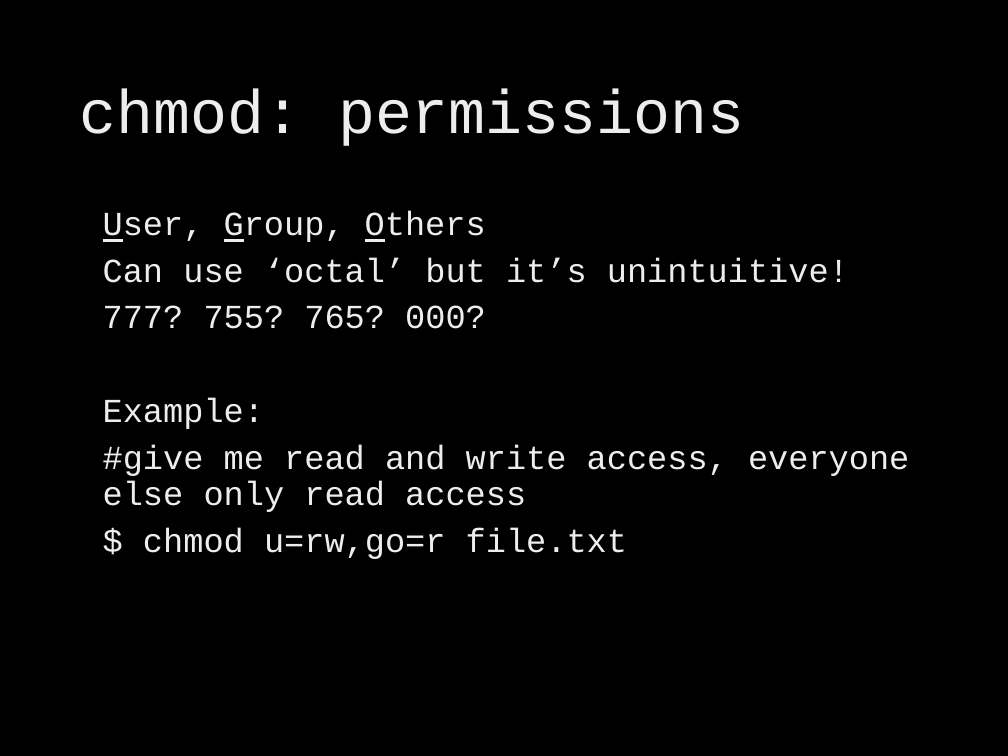
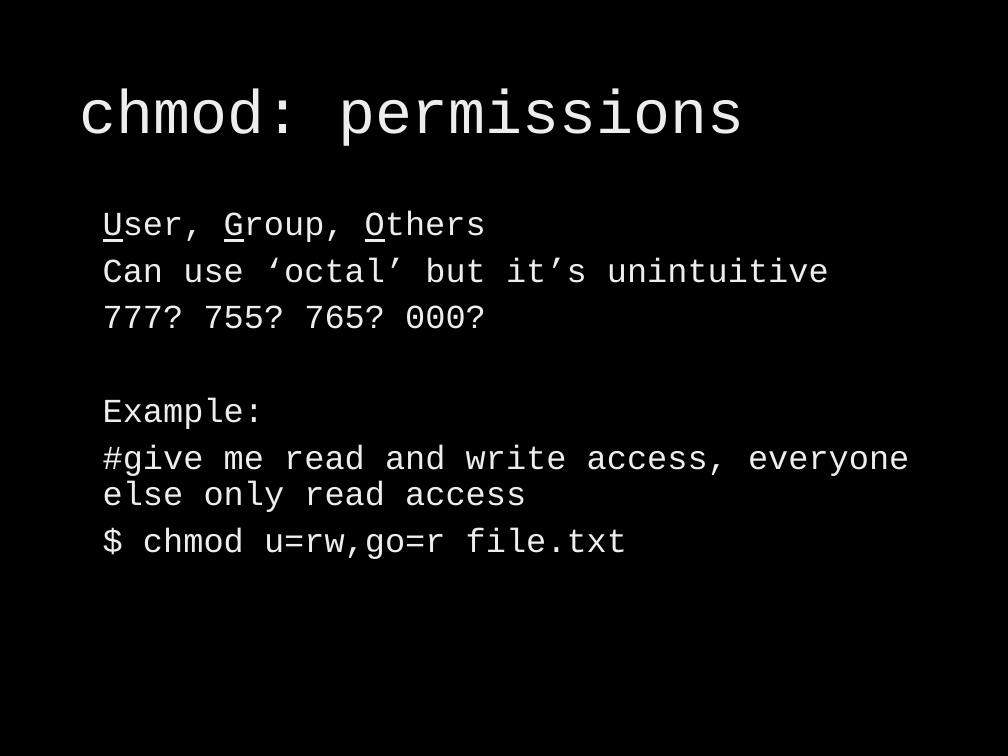
Before and after one commit to brevans/MPS_Workshop, a slide deck: slide 20 of presentations/Modern Computing.pptx (slide 19 before the commit). Drawn at 1008x756 pixels with LibreOffice and Linux fonts; fonts in the diff are those of the drawing; background and template pictures are left out. Boxes give left, top, right and bottom in pixels: in the first picture for what was removed or moved away, otherwise in the second. Text is boxed around its words. In the diff, an @@ line names an element or a change of style, - is before the commit and + after.

```diff
--- a/presentations/Modern Computing.pptx
+++ b/presentations/Modern Computing.pptx
@@ text at bbox=[103, 257, 829, 283]: text changed @@
-Can use ‘octal’ but it’s unintuitive!
+Can use ‘octal’ but it’s unintuitive
```
Also in this commit, not shown: 2 slides added.
